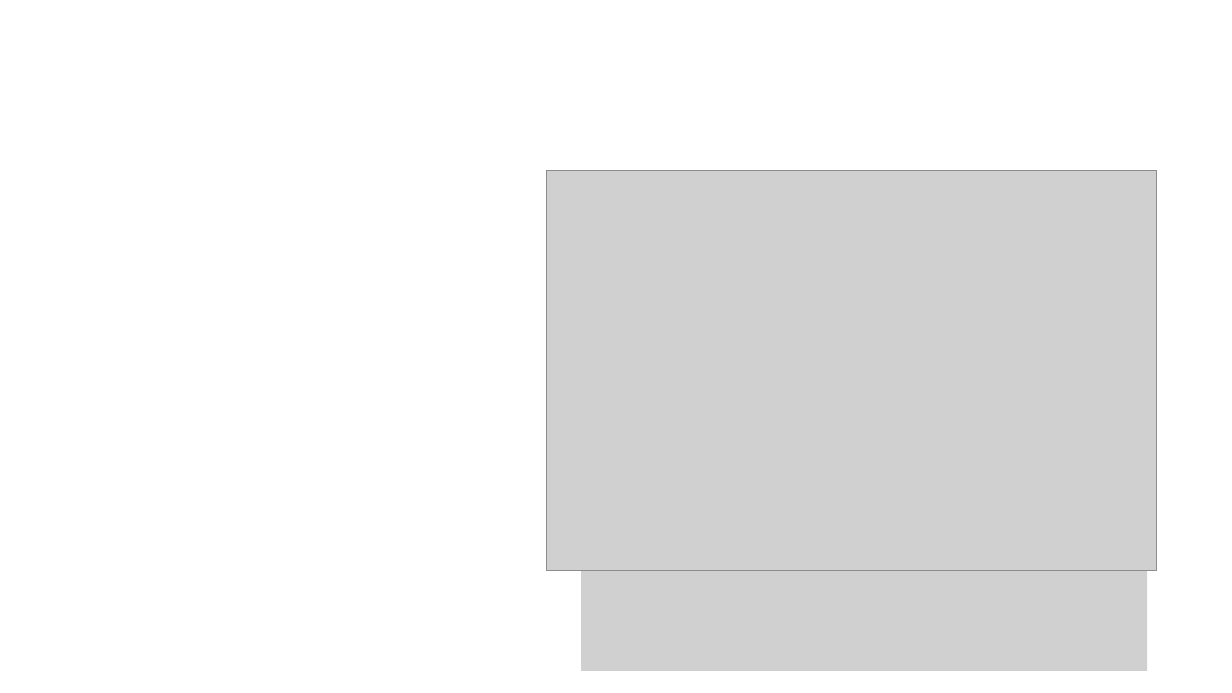
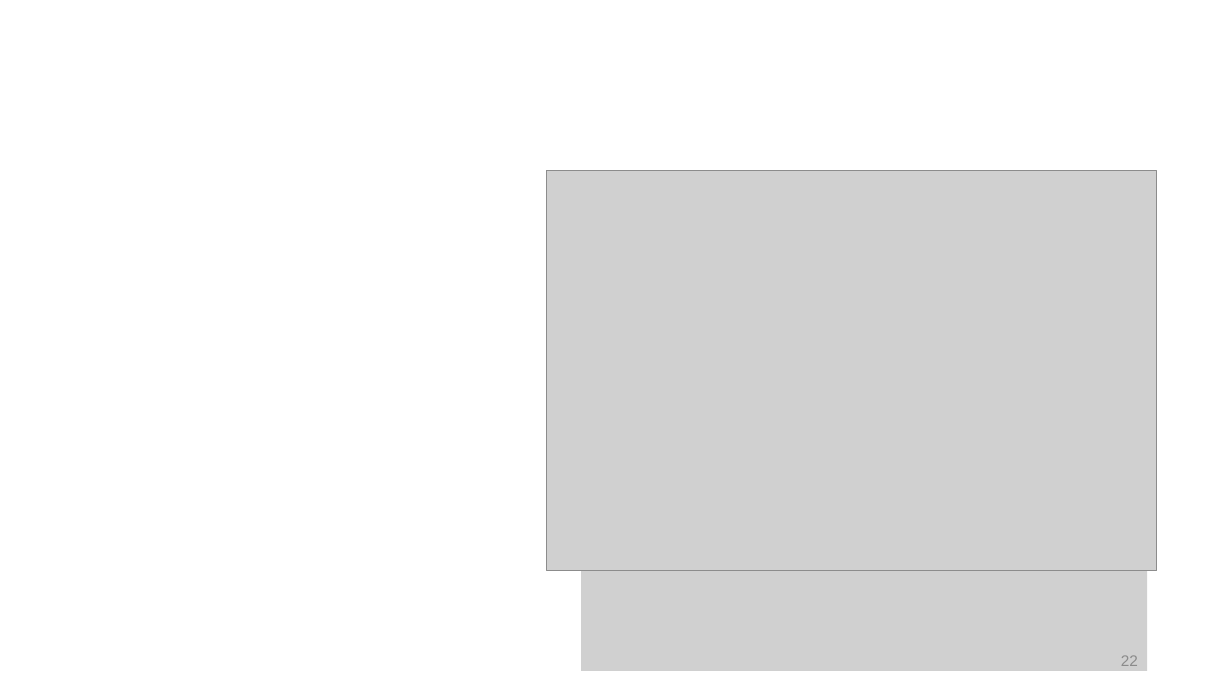
Before and after one commit to tropiano4/tropiano-srg, a slide deck: slide 22 of Presentations/NUCLEI_June2020/tropiano_nuclei_2020.pptx. Drawn at 1232x693 pixels with LibreOffice and Linux fonts; fonts in the diff are those of the drawing; grey boxes stand for pictures. Boxes give left, top, right and bottom in pixels: in the first picture for what was removed or moved away, otherwise in the second. Text is boxed around its words. In the diff, an @@ line names an element or a change of style, - is before the commit and + after.

```diff
--- a/Presentations/NUCLEI_June2020/tropiano_nuclei_2020.pptx
+++ b/Presentations/NUCLEI_June2020/tropiano_nuclei_2020.pptx
@@ page number added at (1121,655,1138,666), 12 pt, text #8C8C8C @@
+22
```
Also in this commit, not shown: 26 other slides changed.
